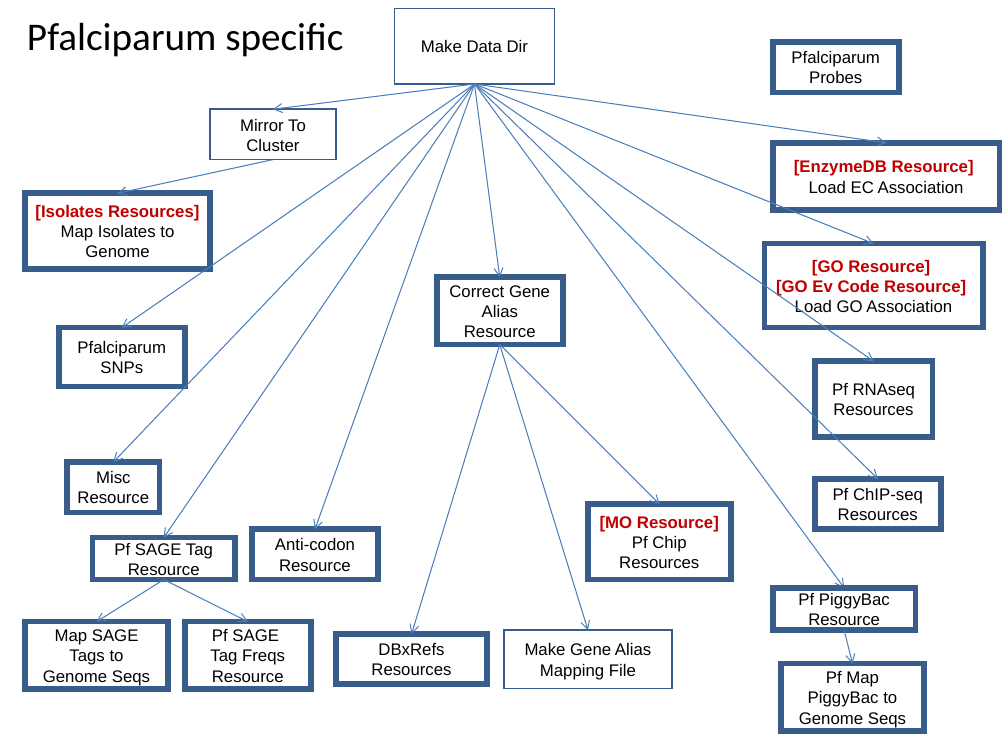
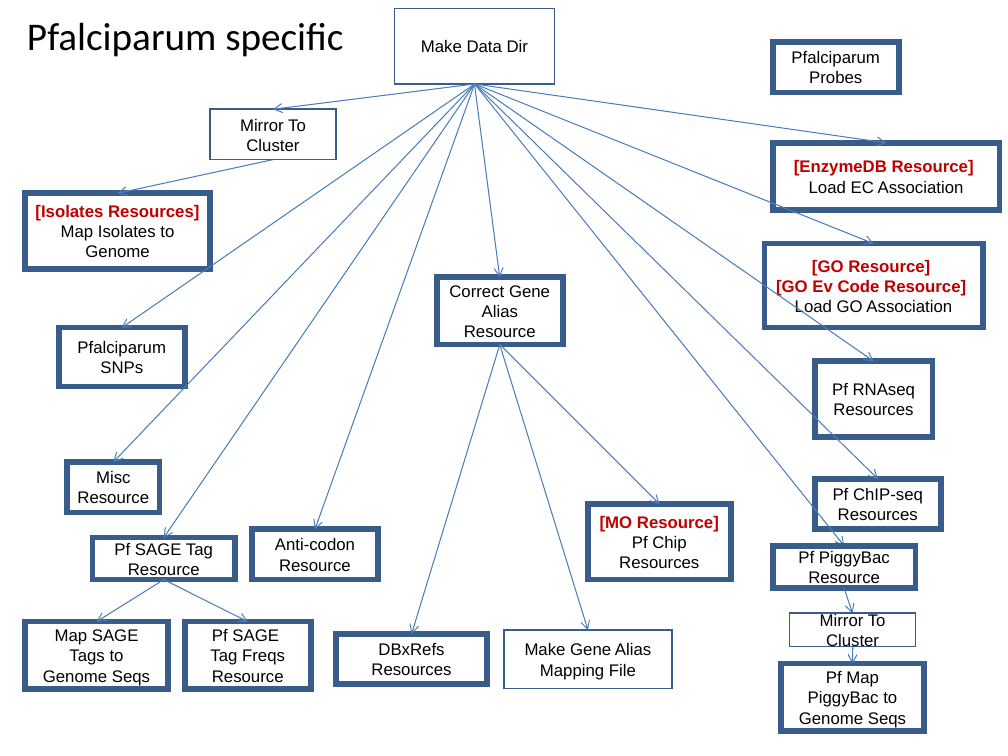
Before and after one commit to VEuPathDB/ApiCommonWorkflow, a slide deck: slide 10 of Main/doc/IntegratedWorkflow.ppt. Drawn at 1008x756 pixels with LibreOffice and Linux fonts; fonts in the diff are those of the drawing. Boxes give left, top, right and bottom in pixels: in the first picture for what was removed or moved away, otherwise in the second. Text is boxed around its words. In the diff, an @@ line names an element or a change of style, - is before the commit and + after.

```diff
--- a/Main/doc/IntegratedWorkflow.ppt
+++ b/Main/doc/IntegratedWorkflow.ppt
@@ arrow moved from (475, 84) - (845, 588) to (475, 84) - (845, 546) @@
@@ rectangle "Pf PiggyBac": place and size @@
-rectangle "Pf PiggyBac" at [773,588,916,630]
+rectangle "Pf PiggyBac" at [773,546,916,589]
@@ arrow moved from (844, 630) - (853, 663) to (844, 588) - (853, 613) @@
@@ rectangle added at [789,613,915,646], outline #385D8A 0.99 pt, 12 pt, text #000000 @@
+Mirror To Cluster
@@ arrow added from (853, 647) to (853, 664), #4A7EBB 0.74 pt @@
```
Also in this commit, not shown: 6 other slides changed, 3 slides added.
